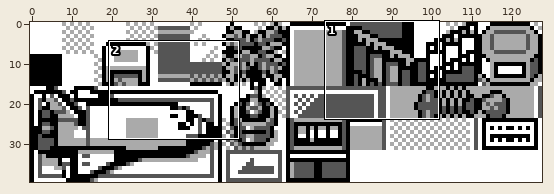
A sprite sheet gets an edit: gfx/tilesets/museum.png. The picture above shows the old version from afar; the outline marks the close-up.
Close-up. Earlier state:
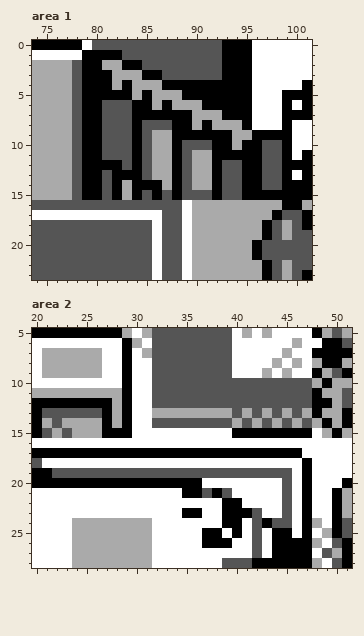
The file is 128x40 pixels. Shown: area 1: x 74..101, y 0..23; area 2: x 20..51, y 5..28.
And afterwards:
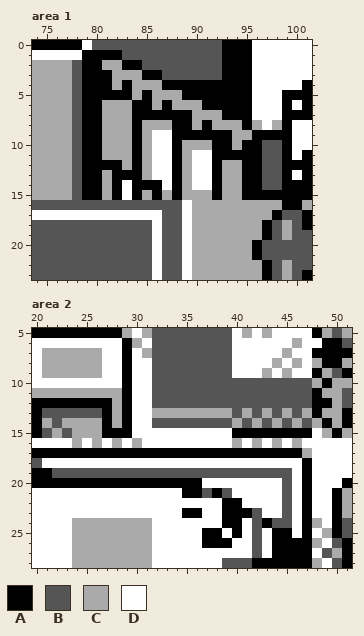
Palette (. is transparent): A #000000  B #555555  C #aaaaaa  D #ffffff
Change:
Area 1:
y 6..7: x 81..83 BBB -> CCC
y 8: x 81..83 BBB -> CCC; x 85..87 BBB -> CCC; x 96 D -> C; x 98 D -> C
y 9: x 81..83 BBB -> CCC; x 85..87 BCC -> CDD
y 10: x 81..83 BBB -> CCC; x 85..87 BCC -> CDD; x 89..91 BBB -> CCC
y 11: x 81..83 BBB -> CCC; x 85..87 BCC -> CDD; x 89..91 BCC -> CDD
y 12: x 83 B -> C; x 85..87 BCC -> CDD; x 89..91 BCC -> CDD; x 93..94 BB -> CC
y 13: x 81 B -> C; x 85..87 BCC -> CDD; x 89..91 BCC -> CDD; x 93..94 BB -> CC
y 14: x 81 B -> C; x 83 C -> D; x 87 C -> D; x 89..91 BCC -> CDD; x 93..94 BB -> CC
y 15: x 81 B -> C; x 83 C -> D; x 85 B -> C; x 87 B -> C; x 89..91 BBB -> CCC; x 93..94 BB -> CC
Area 2:
y 16: x 24 D -> C; x 26 D -> C; x 28 D -> C; x 30 D -> C; x 40 D -> C; x 42 D -> C; x 44 D -> C; x 46 D -> C
y 17: x 47 D -> C
